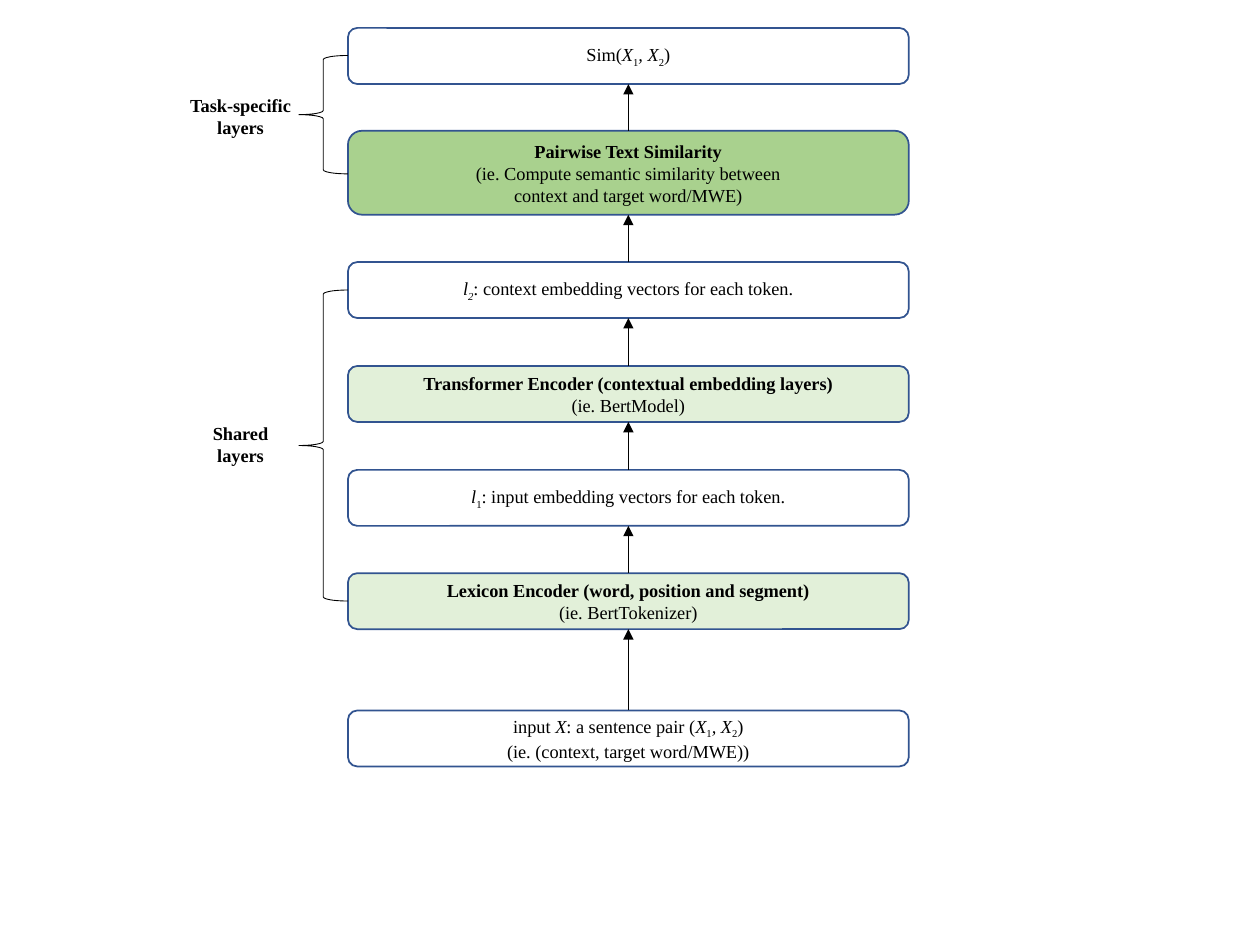
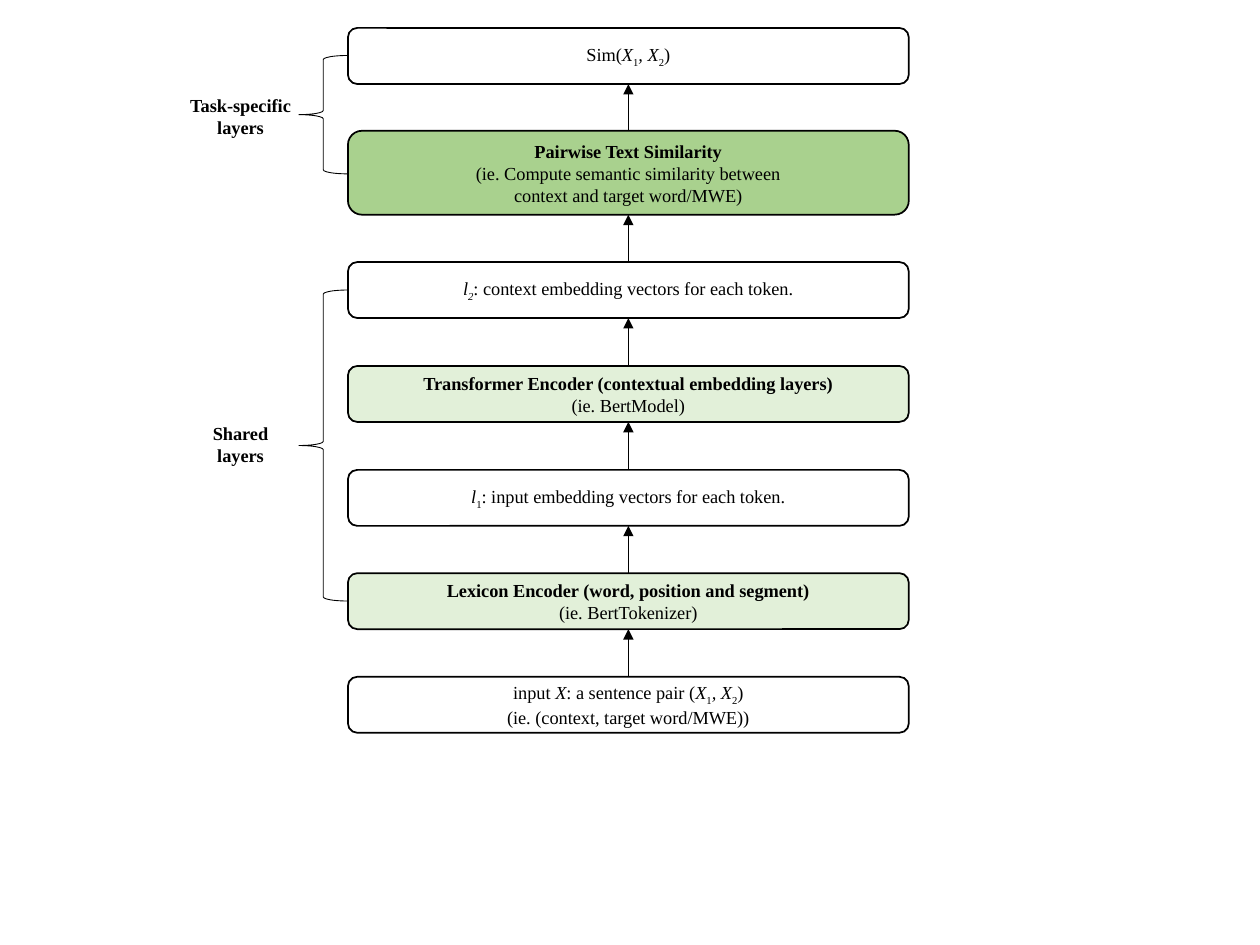
Before and after one commit to Aadil101/longer-paper, a slide deck: slide 1 of Updated Thesis Template/images/architecture.pptx. Drawn at 1260x945 pixels with LibreOffice and Linux fonts; fonts in the diff are those of the drawing. Boxes give left, top, right and bottom in pixels: in the first picture for what was removed or moved away, otherwise in the second. Text is boxed around its words. In the diff, an @@ line names an element or a change of style, - is before the commit and + after.

```diff
--- a/Updated Thesis Template/images/architecture.pptx
+++ b/Updated Thesis Template/images/architecture.pptx
@@ arrow moved from (629, 711) - (629, 629) to (629, 677) - (629, 629) @@
@@ outline #325491 1 pt to #000000 1 pt in 7 elements at bbox=[348, 573, 908, 629], bbox=[348, 470, 908, 525], bbox=[348, 365, 908, 421], bbox=[348, 262, 908, 318], bbox=[348, 131, 908, 215], bbox=[348, 28, 908, 84], bbox=[348, 677, 908, 732] @@
@@ rounded rectangle "input X: a sentence pair ...": place and size @@
-rounded rectangle "input X: a sentence pair ..." at bbox=[348, 711, 908, 766]
+rounded rectangle "input X: a sentence pair ..." at bbox=[348, 677, 908, 732]
```
Also in this commit, not shown: 7 slides added, 11 other files.
